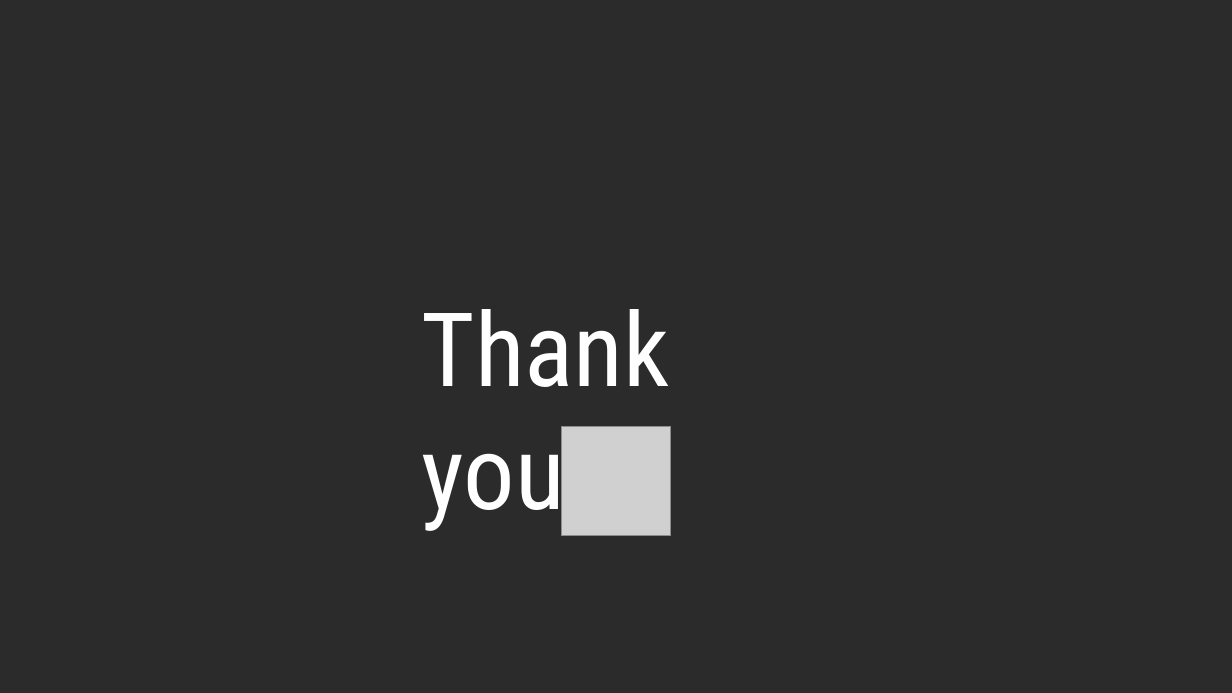
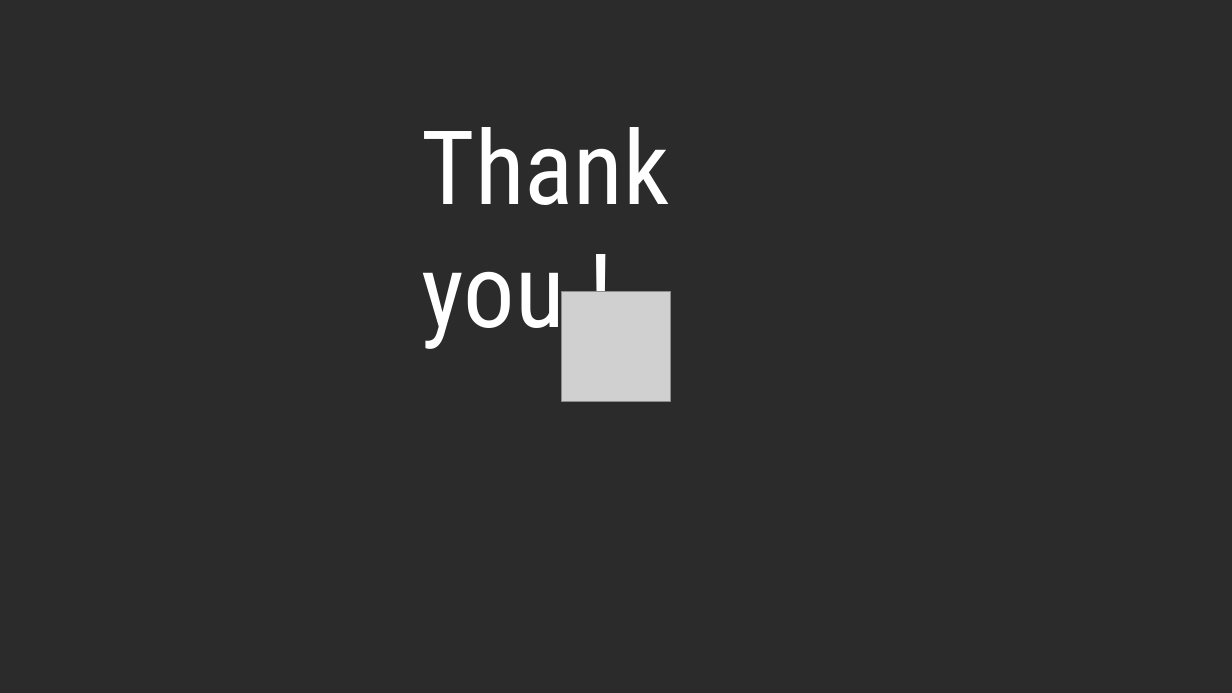
Before and after one commit to amjadaslan/2022b-Savet, a slide deck: slide 11 of savet.pptx (slide 8 before the commit). Drawn at 1232x693 pixels with LibreOffice and Linux fonts; fonts in the diff are those of the drawing; grey boxes stand for pictures; background and template pictures are left out; a plain dark background stands for a picture behind light text. Boxes give left, top, right and bottom in pixels: in the first picture for what was removed or moved away, otherwise in the second. Text is boxed around its words. In the diff, an @@ line names an element or a change of style, - is before the commit and + after.

```diff
--- a/savet.pptx
+++ b/savet.pptx
@@ text "Thank you !" moved from (x1=422, y1=309, x2=670, y2=533) to (x1=422, y1=127, x2=670, y2=351) @@
@@ picture moved from (x1=561, y1=426, x2=671, y2=536) to (x1=561, y1=292, x2=671, y2=402) @@
```
Also in this commit, not shown: 2 other slides changed, 5 slides added, 2 slides removed.
